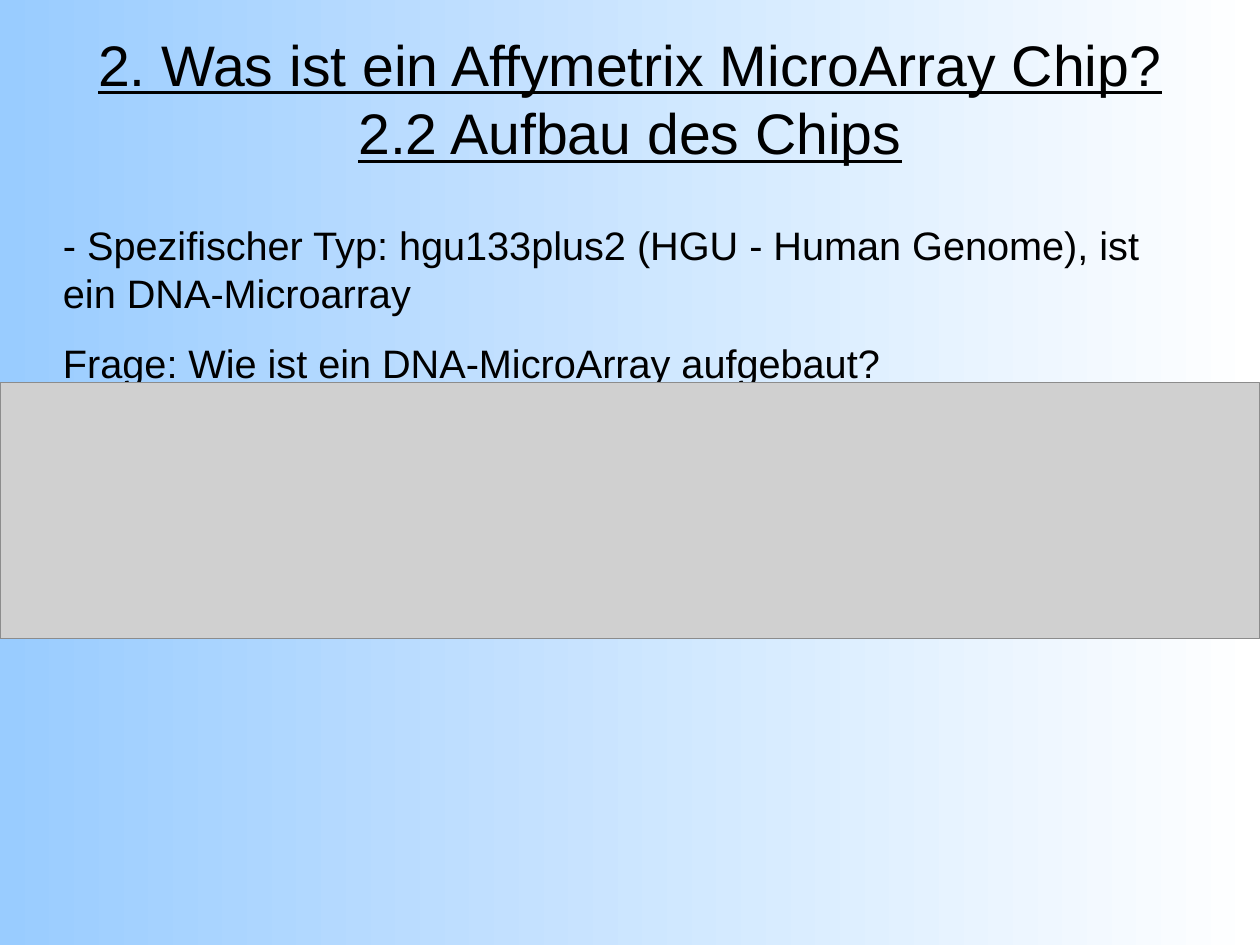
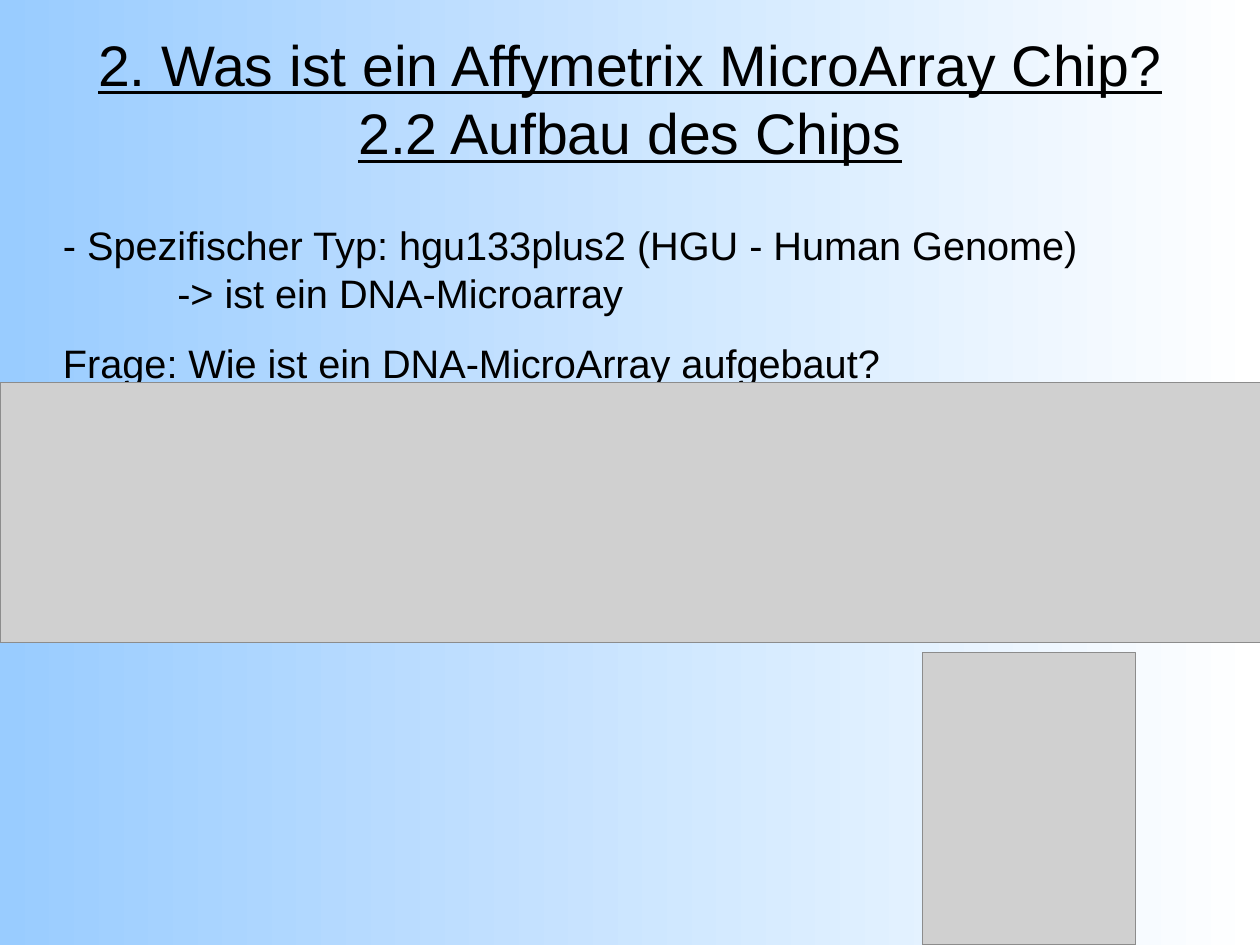
Before and after one commit to emmkey/GenEx, a slide deck: slide 5 of W1 Praesentation.odp. Drawn at 1260x945 pixels with LibreOffice and Linux fonts; fonts in the diff are those of the drawing; grey boxes stand for pictures. Boxes give left, top, right and bottom in pixels: in the first picture for what was removed or moved away, otherwise in the second. Text is boxed around its words. In the diff, an @@ line names an element or a change of style, - is before the commit and + after.

```diff
--- a/W1 Praesentation.odp
+++ b/W1 Praesentation.odp
@@ text at [87,231,1077,316]: text changed @@
-- Spezifischer Typ: hgu133plus2 (HGU - Human Genome), ist ein DNA-Microarray
+- Spezifischer Typ: hgu133plus2 (HGU - Human Genome)
+-> ist ein DNA-Microarray
@@ picture: place and size @@
-picture at [0,383,1260,639]
+picture at [0,383,1260,644]
@@ picture added at [923,653,1135,945] @@
```
Also in this commit, not shown: 4 other slides changed.
